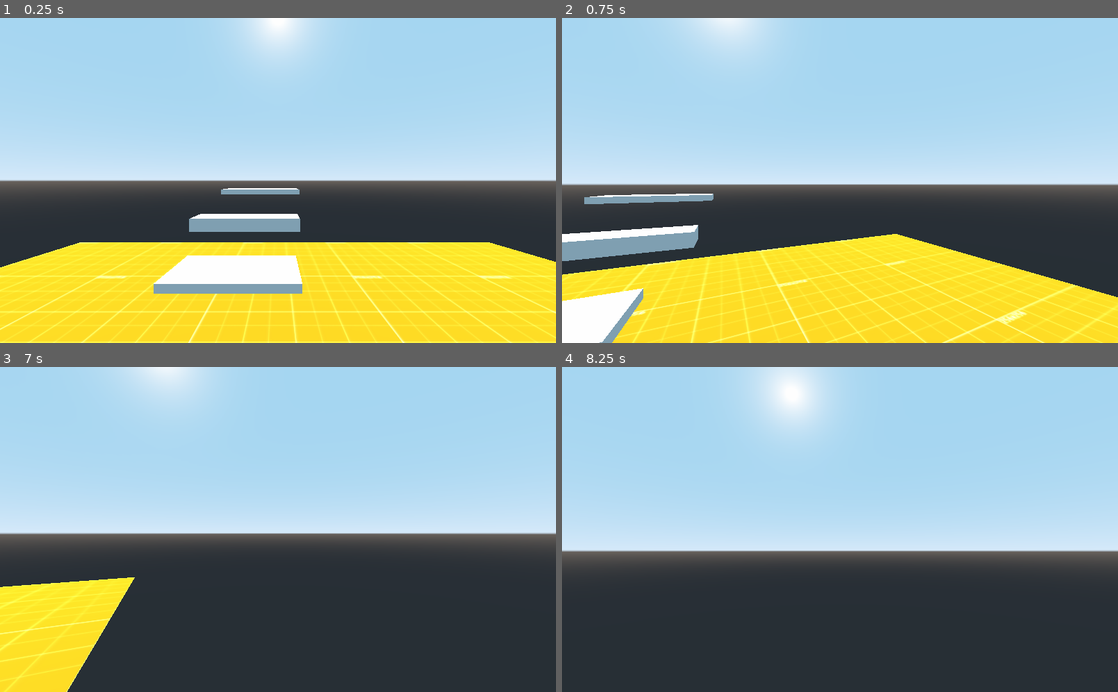
Above: before the commit, frames 1-4 (two rows, left to right).
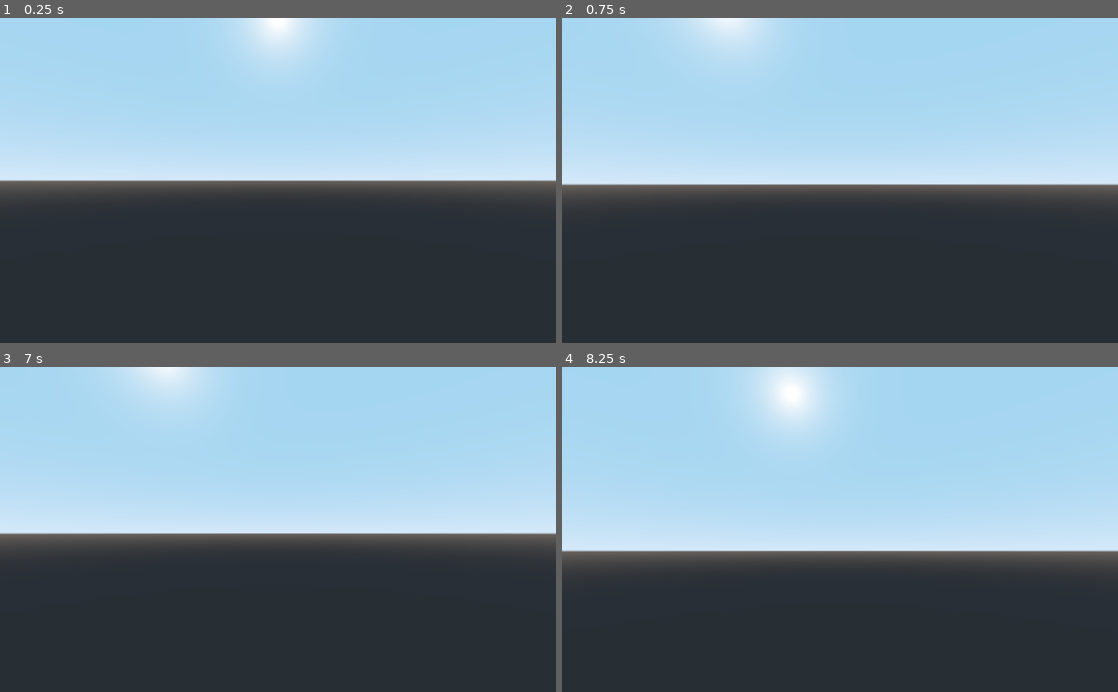
Above: after the commit, the same moments.

Repository: TheDjgamerProductions/DoomClone2022
Game: Godot game, scene res://Levels/Testing Level.tscn
Same seed, same stepped clock (60 frames per second), same inputs: the game is played once before the commit and once after it. This scene is started directly instead of the project's main scene.
Inputs (mouse positions are in pixels of both pictures, inside the frame that each line leads up to):
- Up to frame 1 (0.25 s): no input
- Up to frame 2 (0.75 s): tap Enter at 0.5 s; move the mouse to (867, 180) at 0.52 s; hold D (p_right) from 0.53 s (still down); hold W (p_foward) from 0.53 s (still down)
- Up to frame 3 (7 s): tap Space (p_jump) at 0.77, 1.52, 3.02, 3.77, 4.52, 5.75, 6.02, 6.77 s; move the mouse to (250, 529) at 1.27 s; release D (p_right) at 1.28 s; release W (p_foward) at 1.28 s; hold S (p_back) 1.28-2.03 s; click (250, 529) at 1.35 s; move the mouse to (289, 523) at 2.02 s; hold W (p_foward) 2.03-2.78 s; hold D (p_right) 2.03-3.53 s; move the mouse to (272, 536) at 2.77 s; click (272, 536) at 2.85 s; move the mouse to (316, 532) at 3.52 s; hold W (p_foward) 3.53-4.28 s; hold A (p_left) 3.53-5.03 s; move the mouse to (233, 526) at 4.27 s; click (233, 526) at 4.35 s; move the mouse to (283, 529) at 5.02 s; hold S (p_back) 5.03-5.78 s; hold W (p_foward) 5.03-5.78 s; move the mouse to (255, 523) at 5.77 s; hold D (p_right) from 5.78 s (still down); click (255, 523) at 5.85 s; move the mouse to (305, 529) at 6.52 s; hold W (p_foward) from 6.53 s (still down)
- Up to frame 4 (8.25 s): move the mouse to (812, 529) at 7.27 s; release W (p_foward) at 7.28 s; click (812, 529) at 7.35 s; tap Space (p_jump) at 7.52 s; move the mouse to (851, 523) at 8.02 s; release D (p_right) at 8.03 s; hold S (p_back) from 8.03 s (still down); hold W (p_foward) from 8.03 s (still down)

The runs differ from the first frame. In frame 1, 31% of the frame differs, in the area x 0-100%, y 52-100%; in frame 2, 28%; in frame 3, 6.1%; in frame 4, nothing differs.

Commit message:
Started making hub

Diff:
--- a/Assets/Player/Player.tscn
+++ b/Assets/Player/Player.tscn
@@ -7,7 +7,15 @@
 height = 2.84061
 
 [node name="Player" type="KinematicBody"]
+transform = Transform( 1, 0, 0, 0, 1, 0, 0, 0, 1, -0.112228, -0.0908833, 0.0243912 )
 script = ExtResource( 1 )
+MaxHelth = 100
+movementSpeed = 15
+jumpStrength = 10
+gravity = 25
+minCamVerticalAngle = -90
+maxCamVerticalAngle = 90
+lookSensitivity = 0.5
 
 [node name="CollisionShape" type="CollisionShape" parent="."]
 transform = Transform( 1, 0, 0, 0, -4.37114e-08, 1, 0, -1, -4.37114e-08, 0, 0, 0 )
@@ -16,3 +24,4 @@
 [node name="Camera" type="Camera" parent="."]
 transform = Transform( 1, 8.74228e-08, 1.39091e-08, -8.74228e-08, 1, 8.74228e-08, -1.39091e-08, -8.74228e-08, 1, -0.0700243, 1.36751, -1.01912 )
 current = true
+far = 1e+08
--- /dev/null
+++ b/Levels/Hub.tscn
@@ -0,0 +1,46 @@
+[gd_scene load_steps=6 format=2]
+
+[ext_resource path="res://Assets/Player/Player.tscn" type="PackedScene" id=1]
+[ext_resource path="res://Assets/Textures/Dev Texture.jpg" type="Texture" id=2]
+
+[sub_resource type="SpatialMaterial" id=1]
+
+[sub_resource type="SpatialMaterial" id=2]
+albedo_texture = ExtResource( 2 )
+uv1_scale = Vector3( 10, 10, 10 )
+
+[sub_resource type="CameraTexture" id=3]
+
+[node name="Spatial" type="Spatial"]
+
+[node name="Player" parent="." instance=ExtResource( 1 )]
+transform = Transform( 1, 0, 0, 0, 1, 0, 0, 0, 1, -0.125834, -2.88845, -0.346152 )
+
+[node name="CSGCylinder" type="CSGCylinder" parent="."]
+transform = Transform( 0.72, 0, 0, 0, 0.72, 0, 0, 0, 0.72, 0.0370617, -0.0634069, 0.421487 )
+use_collision = true
+radius = 83.1544
+height = 23.2237
+material = SubResource( 1 )
+
+[node name="CSGCylinder2" type="CSGCylinder" parent="CSGCylinder"]
+operation = 2
+radius = 78.7769
+height = 22.6382
+material = SubResource( 2 )
+
+[node name="CSGBox" type="CSGBox" parent="CSGCylinder"]
+transform = Transform( 0.936623, 0, 0.350338, 0, 1, 0, -0.350338, 0, 0.936623, -22.0725, -3.14311, -70.7178 )
+operation = 2
+width = 16.6053
+height = 16.3578
+depth = 8.32502
+
+[node name="CSGBox2" type="CSGBox" parent="CSGCylinder"]
+transform = Transform( 0.922653, 0, 0.385632, 0, 1, 0, -0.385632, 0, 0.922653, -21.7082, 6.88702, -69.3132 )
+width = 12.3407
+height = 2.06623
+depth = 0.422626
+
+[node name="Sprite3D" type="Sprite3D" parent="CSGCylinder/CSGBox2"]
+texture = SubResource( 3 )
--- a/Levels/Testing Level.tscn
+++ b/Levels/Testing Level.tscn
@@ -56,6 +56,7 @@
 [node name="MeshInstance" type="MeshInstance" parent="."]
 transform = Transform( 4.98663, 0, 0, 0, 0.161817, 0, 0, 0, 4.39638, -3.0265, 7.60804, 6.46377 )
 mesh = SubResource( 4 )
+material/0 = null
 
 [node name="StaticBody" type="StaticBody" parent="MeshInstance"]
 
@@ -65,6 +66,7 @@
 [node name="MeshInstance2" type="MeshInstance" parent="."]
 transform = Transform( 2.6178, 0, 0, 0, 0.17184, 0, 0, 0, 1.55283, -3.03641, 7.94995, -4.53784 )
 mesh = SubResource( 4 )
+material/0 = null
 
 [node name="StaticBody" type="StaticBody" parent="MeshInstance2"]
 
@@ -74,6 +76,7 @@
 [node name="MeshInstance3" type="MeshInstance" parent="."]
 transform = Transform( 4.32204, 0, 0, 0, 0.487651, 0, 0, 0, 1.41815, -3.87626, 8.28078, -14.2561 )
 mesh = SubResource( 4 )
+material/0 = null
 
 [node name="StaticBody" type="StaticBody" parent="MeshInstance3"]
 
@@ -83,6 +86,7 @@
 [node name="MeshInstance4" type="MeshInstance" parent="."]
 transform = Transform( 4.39627, 0, 0, 0, 0.273051, 0, 0, 0, 2.12878, -3.2756, 10.4648, -23.1321 )
 mesh = SubResource( 4 )
+material/0 = null
 
 [node name="StaticBody" type="StaticBody" parent="MeshInstance4"]
 
--- a/project.godot
+++ b/project.godot
@@ -13,10 +13,6 @@
 config/name="FPS"
 run/main_scene="res://UI/Main Menu/Main Menu.tscn"
 config/icon="res://icon.png"
-
-[autoload]
-
-Global="*res://global.gd"
 
 [input]
 
